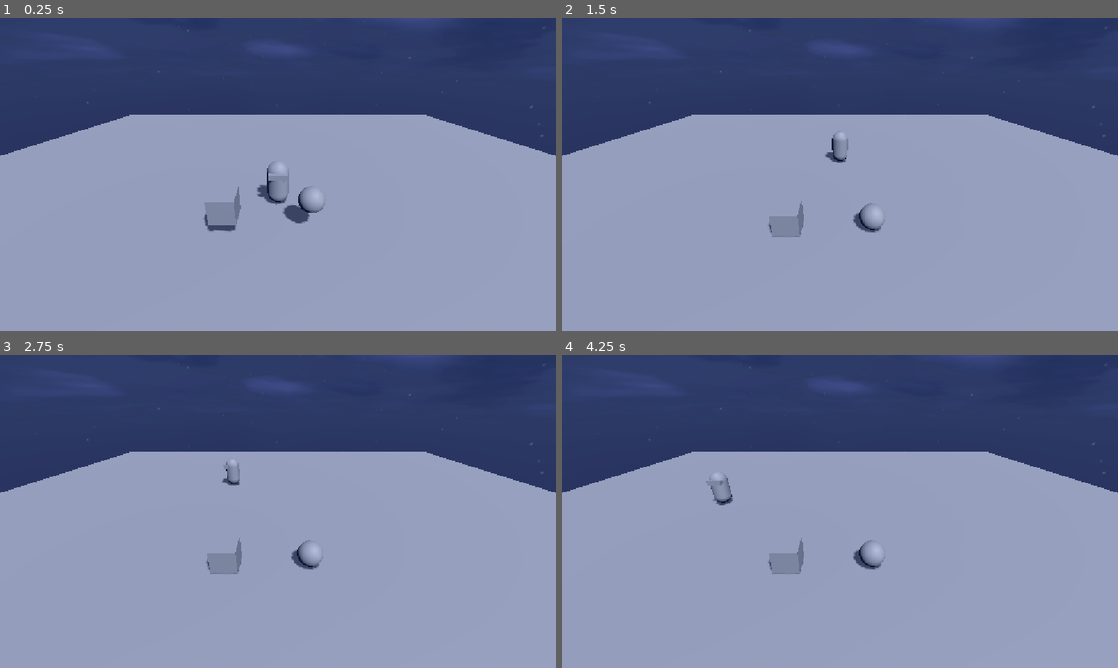
Above: before the commit, frames 1-4 (two rows, left to right).
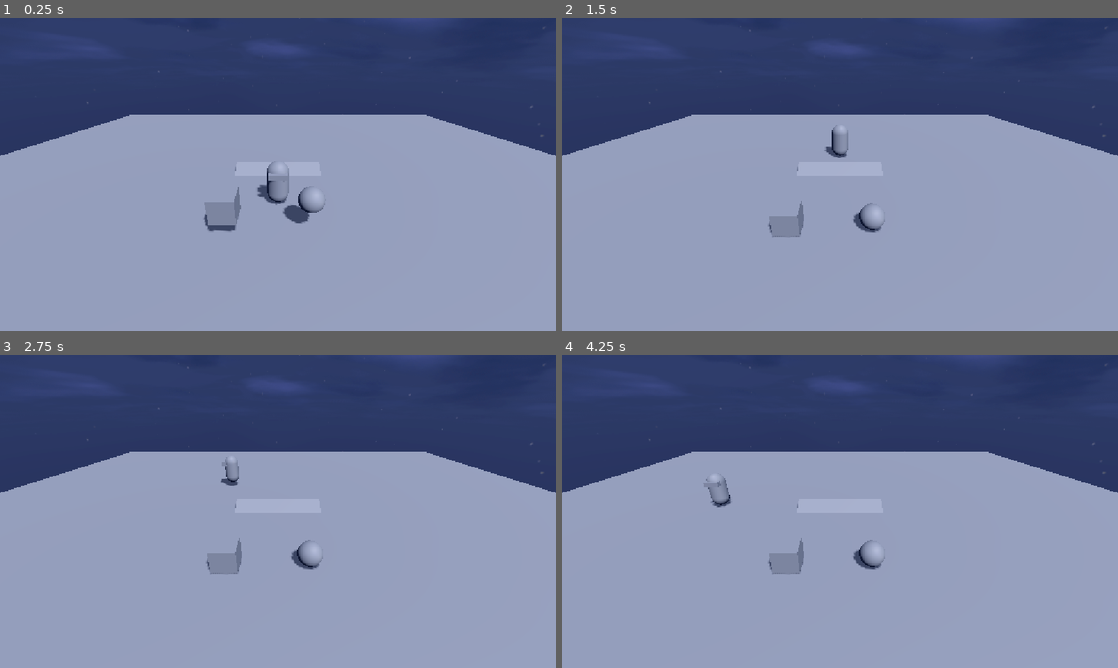
Above: after the commit, the same moments.

Repository: theanaverwaerde/kenney-jam-2026
Game: Godot game, scene res://scenes/test_scene.tscn
Two runs of this game, one before a commit and one after it. Both use one fixed random seed, a clock stepped at 60 frames per second and the inputs below. Before the commit the project starts from res://test_scene.tscn.
Inputs:
- Up to frame 1 (0.25 s): no input
- Up to frame 2 (1.5 s): hold W (up) from 0.53 s (still down); tap E (action) at 0.6, 1.35 s
- Up to frame 3 (2.75 s): release W (up) at 2.03 s; hold A (left) from 2.03 s (still down); tap E (action) at 2.1 s
- Up to frame 4 (4.25 s): tap E (action) at 2.85, 3.6 s; release A (left) at 3.53 s; hold S (down) from 3.53 s (still down)

The runs differ from the first frame. In frame 1, less than 0.1% of the frame differs, in the area x 42-43%, y 48-49%; in frame 2, 0.2%, in the area x 42-52%, y 34-49%; in frame 3, less than 0.1%; in frame 4, 0.2%.

Commit message:
add grab

Diff:
--- a/project.godot
+++ b/project.godot
@@ -60,6 +60,13 @@
 ]
 }
 
+[layer_names]
+
+3d_physics/layer_1="Other"
+3d_physics/layer_2="Player"
+3d_physics/layer_3="Object"
+3d_physics/layer_4="ObjectGrabbed"
+
 [physics]
 
 3d/physics_engine="Jolt Physics"
--- a/test_scene.tscn
+++ b/scenes/test_scene.tscn
@@ -1,7 +1,7 @@
 [gd_scene format=3 uid="uid://cy6jcuv6v6tjw"]
 
-[ext_resource type="Script" uid="uid://bs4tnpepha7qa" path="res://player.gd" id="1_ia1lp"]
-[ext_resource type="Texture2D" uid="uid://b6eg3f7ijkx5r" path="res://skybox-night.png" id="1_uhqqe"]
+[ext_resource type="Script" uid="uid://bs4tnpepha7qa" path="res://scripts/player.gd" id="1_j8ivh"]
+[ext_resource type="Texture2D" uid="uid://b6eg3f7ijkx5r" path="res://skybox-night.png" id="2_nd71p"]
 
 [sub_resource type="CapsuleMesh" id="CapsuleMesh_m6kt4"]
 
@@ -36,11 +36,26 @@
 
 [sub_resource type="BoxMesh" id="BoxMesh_p8lkw"]
 
+[sub_resource type="BoxShape3D" id="BoxShape3D_vb667"]
+size = Vector3(5.0166016, 1, 1)
+
+[sub_resource type="BoxMesh" id="BoxMesh_rjpwp"]
+size = Vector3(5.050537, 1, 1)
+
+[sub_resource type="BoxShape3D" id="BoxShape3D_j8ivh"]
+size = Vector3(5.0166016, 1, 4.0343018)
+
+[sub_resource type="BoxMesh" id="BoxMesh_nd71p"]
+size = Vector3(5.050537, 1, 4.0717773)
+
 [node name="Core" type="Node" unique_id=1572341072]
 
 [node name="CharacterBody3D" type="CharacterBody3D" parent="." unique_id=522453174]
 transform = Transform3D(1, 0, 0, 0, 1, 0, 0, 0, 1, 0, 1, 0)
-script = ExtResource("1_ia1lp")
+collision_layer = 2
+collision_mask = 7
+script = ExtResource("1_j8ivh")
+grabbed_layer = 8
 metadata/_edit_group_ = true
 
 [node name="MeshInstance3D" type="MeshInstance3D" parent="CharacterBody3D" unique_id=1841734845]
@@ -52,6 +67,11 @@
 [node name="MeshInstance3D2" type="MeshInstance3D" parent="CharacterBody3D" unique_id=280305389]
 transform = Transform3D(1, 0, 0, 0, 1, 0, 0, 0, 1, 0, 0.48708916, -0.31845093)
 mesh = SubResource("BoxMesh_m6kt4")
+
+[node name="RayCast3D" type="RayCast3D" parent="CharacterBody3D" unique_id=1215076556]
+transform = Transform3D(1, 0, 0, 0, 1, 0, 0, 0, 1, 0, -0.3, -0.487)
+target_position = Vector3(0, 0, -1)
+collision_mask = 4
 
 [node name="StaticBody3D" type="StaticBody3D" parent="." unique_id=219141020]
 
@@ -76,6 +96,9 @@
 
 [node name="SphereObject" type="RigidBody3D" parent="Items" unique_id=525968094]
 transform = Transform3D(1, 0, 0, 0, 1, 0, 0, 0, 1, -1.2467705, 1.5432034, -1.8128276)
+top_level = true
+collision_layer = 4
+collision_mask = 15
 mass = 100.0
 metadata/_edit_group_ = true
 
@@ -87,6 +110,8 @@
 
 [node name="CubeObject" type="RigidBody3D" parent="Items" unique_id=660112421]
 transform = Transform3D(1, 0, 0, 0, 1, 0, 0, 0, 1, 1.9980879, 1.3718845, -1.9050112)
+collision_layer = 4
+collision_mask = 15
 metadata/_edit_group_ = true
 
 [node name="CollisionShape3D" type="CollisionShape3D" parent="Items/CubeObject" unique_id=1586094983]
@@ -94,3 +119,22 @@
 
 [node name="MeshInstance3D" type="MeshInstance3D" parent="Items/CubeObject" unique_id=1484162364]
 mesh = SubResource("BoxMesh_p8lkw")
+
+[node name="StaticBody3D2" type="StaticBody3D" parent="." unique_id=230505164]
+transform = Transform3D(1, 0, 0, 0, 1, 0, 0, 0, 1, 0, 0, 3.166953)
+
+[node name="CollisionShape3D" type="CollisionShape3D" parent="StaticBody3D2" unique_id=874078162]
+transform = Transform3D(1, 0, 0, 0, 0.8660254, 0.5, 0, -0.5, 0.8660254, 0, -0.1832065, 0.004820347)
+shape = SubResource("BoxShape3D_vb667")
+
+[node name="MeshInstance3D" type="MeshInstance3D" parent="StaticBody3D2" unique_id=1665966859]
+transform = Transform3D(1, 0, 0, 0, 0.8660254, 0.5, 0, -0.5, 0.8660254, 0, -0.1832065, 0.004820347)
+mesh = SubResource("BoxMesh_rjpwp")
+
+[node name="CollisionShape3D2" type="CollisionShape3D" parent="StaticBody3D2" unique_id=1152731777]
+transform = Transform3D(1, 0, 0, 0, 1, 0, 0, 0, 1, 0, 0, 2.2042217)
+shape = SubResource("BoxShape3D_j8ivh")
+
+[node name="MeshInstance3D2" type="MeshInstance3D" parent="StaticBody3D2" unique_id=2003254781]
+transform = Transform3D(1, 0, 0, 0, 1, 0, 0, 0, 1, 0, 0, 2.2229595)
+mesh = SubResource("BoxMesh_nd71p")
--- a/player.gd
+++ b/scripts/player.gd
@@ -1,23 +1,45 @@
 extends CharacterBody3D
 
-@export var speed = 5.0
+@export var speed := 5.0
 @export var rotation_speed := 12.0
+
+@export var mass := 80
+@export var mass_speed_multiplier := .5
+
+@onready var raycast: RayCast3D = $RayCast3D
+@export_flags_3d_physics var grabbed_layer: int
+
+var grabbed_obj: RigidBody3D
+var distance_grabbed: float
+var obj_collision_layer: int
 
 func _ready() -> void:
 	safe_margin = 0.0001
 
 func _physics_process(delta: float) -> void:
-	# Add the gravity.
+	move(delta)
+
+	grab()
+
+func move(delta: float) -> void:
 	if not is_on_floor():
 		velocity += get_gravity() * delta
 
-	# Get the input direction and handle the movement/deceleration.
-	# As good practice, you should replace UI actions with custom gameplay actions.
 	var input_dir := Input.get_vector("left", "right", "up", "down")
+
 	var direction := (Vector3.FORWARD * input_dir.y + Vector3.LEFT * input_dir.x).normalized()
+
+	var current_speed: float
+	if grabbed_obj:
+		current_speed = speed * min(1, mass/grabbed_obj.mass*mass_speed_multiplier)
+	else:
+		current_speed = speed
+
+	# print(current_speed)
+
 	if direction:
-		velocity.x = direction.x * speed
-		velocity.z = direction.z * speed
+		velocity.x = direction.x * current_speed
+		velocity.z = direction.z * current_speed
 
 		var target_angle := Vector3.FORWARD.signed_angle_to(direction, Vector3.UP)
 
@@ -26,9 +48,14 @@
 		velocity.x = move_toward(velocity.x, 0, speed)
 		velocity.z = move_toward(velocity.z, 0, speed)
 
-
 	_push_away_rigid_bodies()
 	move_and_slide()
+
+	if grabbed_obj != null:
+		var target_grabbed_position = global_position + -basis.z * distance_grabbed
+		target_grabbed_position.y = grabbed_obj.global_position.y
+
+		grabbed_obj.global_position = target_grabbed_position
 
 # https://gist.github.com/majikayogames/cf013c3091e9a313e322889332eca109
 # CC0/public domain/use for whatever you want no need to credit
@@ -43,8 +70,7 @@
 			# Only count velocity towards push dir, away from character
 			velocity_diff_in_push_dir = max(0., velocity_diff_in_push_dir)
 			# Objects with more mass than us should be harder to push. But doesn't really make sense to push faster than we are going
-			const MY_APPROX_MASS_KG = 80.0
-			var mass_ratio = min(1., MY_APPROX_MASS_KG / c.get_collider().mass)
+			var mass_ratio = min(1., mass / c.get_collider().mass)
 			# Optional add: Don't push object at all if it's 4x heavier or more
 			if mass_ratio < 0.25:
 				continue
@@ -53,3 +79,20 @@
 			# 5.0 is a magic number, adjust to your needs
 			var push_force = mass_ratio * 5.0
 			c.get_collider().apply_force(push_dir * velocity_diff_in_push_dir * push_force, c.get_position() - c.get_collider().global_position)
+
+func grab() -> void:
+	if not Input.is_action_just_pressed("action"):
+		return
+
+	if grabbed_obj:
+		# Release
+		grabbed_obj.collision_layer = obj_collision_layer
+		grabbed_obj.angular_velocity = Vector3.ZERO
+		grabbed_obj.linear_velocity = Vector3.ZERO
+		grabbed_obj = null
+	elif raycast.is_colliding():
+		# Grab
+		grabbed_obj = raycast.get_collider()
+		obj_collision_layer = grabbed_obj.collision_layer
+		grabbed_obj.collision_layer = grabbed_layer
+		distance_grabbed = grabbed_obj.global_position.distance_to(global_position)
Not shown: 1 places in scenes/test_scene.tscn that only renumber resources
Renamed: player.gd.uid -> scripts/player.gd.uid
